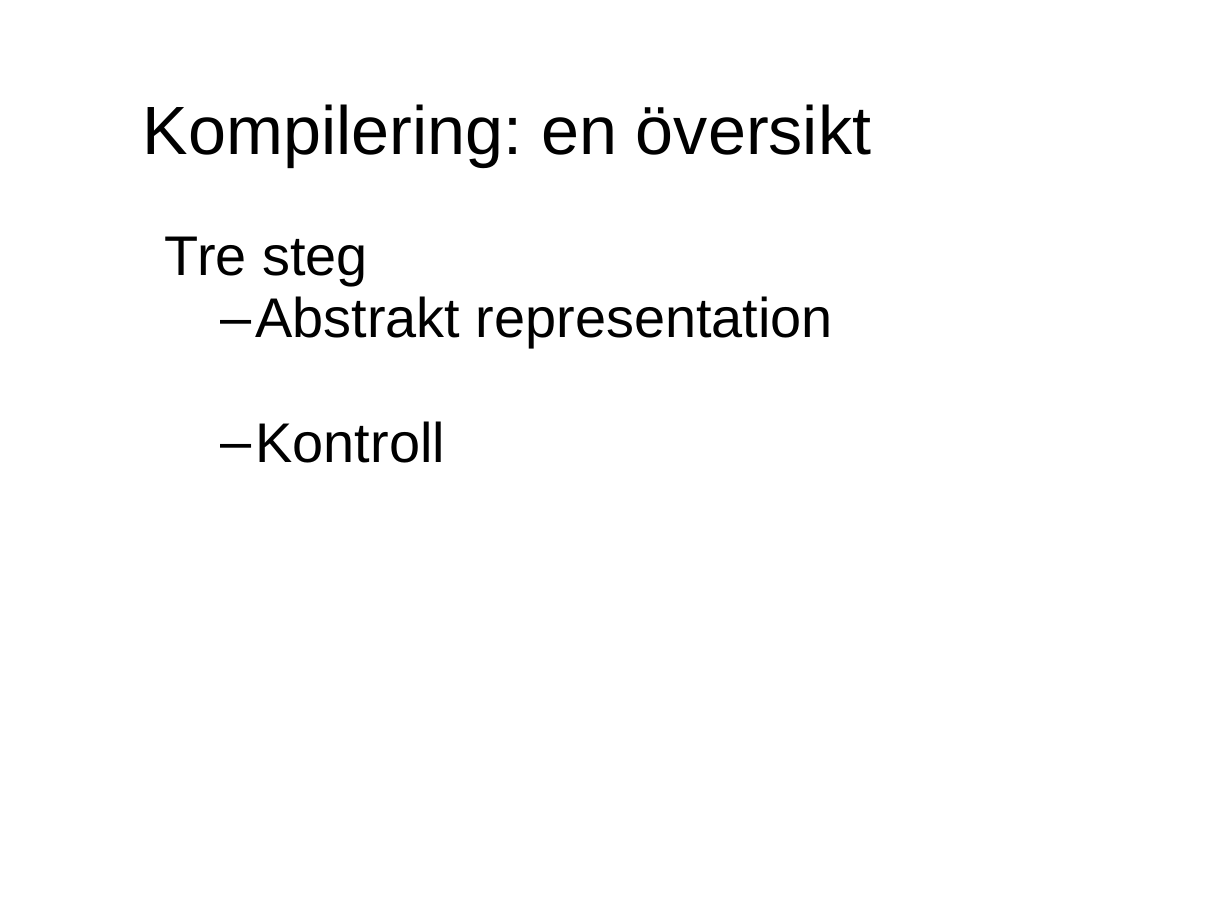
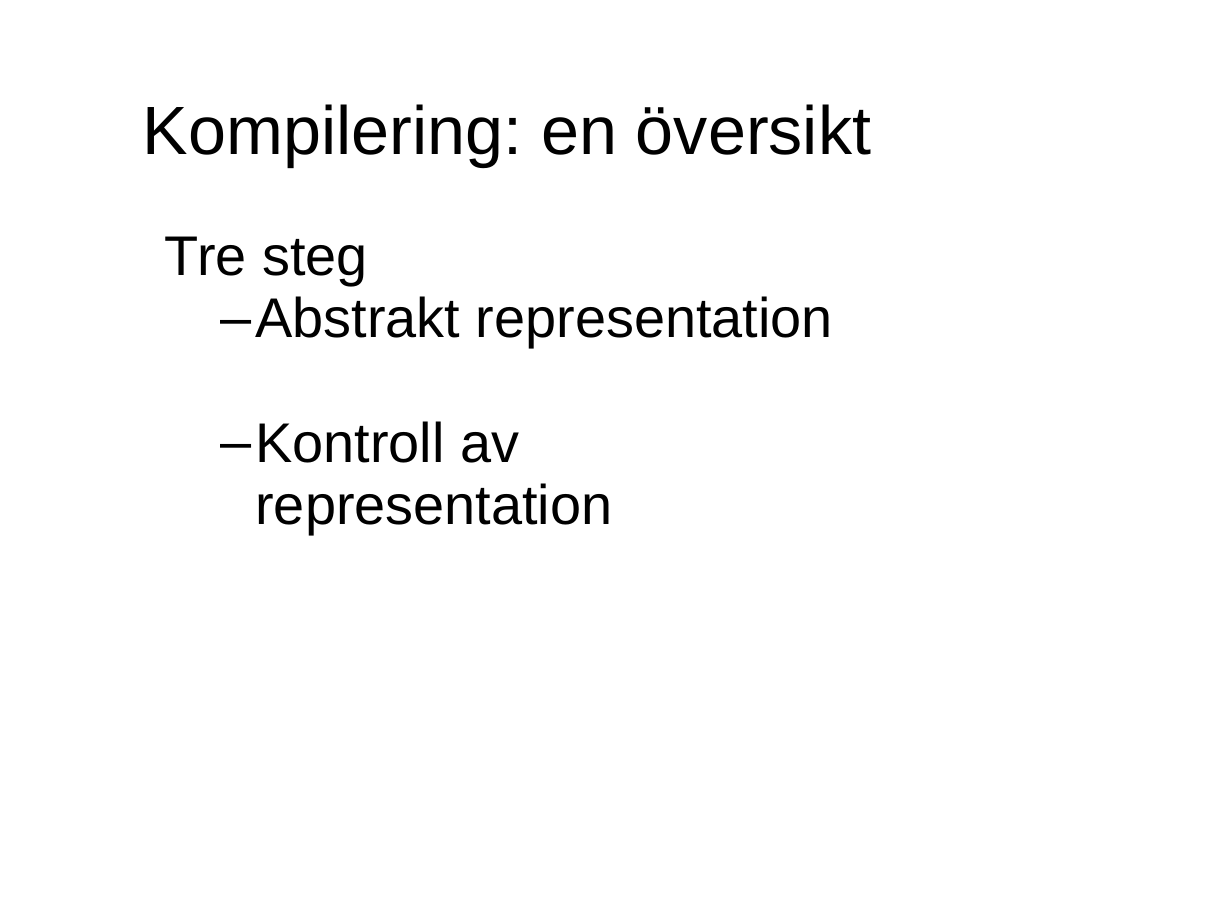
Before and after one commit to evilcandybag/JSHC, a slide deck: slide 32 of report/presentation.ppt (slide 31 before the commit). Drawn at 1232x924 pixels with LibreOffice and Linux fonts; fonts in the diff are those of the drawing. Boxes give left, top, right and bottom in pixels: in the first picture for what was removed or moved away, otherwise in the second. Text is boxed around its words. In the diff, an @@ line names an element or a change of style, - is before the commit and + after.

```diff
--- a/report/presentation.ppt
+++ b/report/presentation.ppt
@@ text at box(255, 421, 612, 534): text changed @@
-  – Kontroll
+  – Kontroll av representation
```
Also in this commit, not shown: 12 other slides changed, 9 slides added, 1 slide removed, 2 other files.
